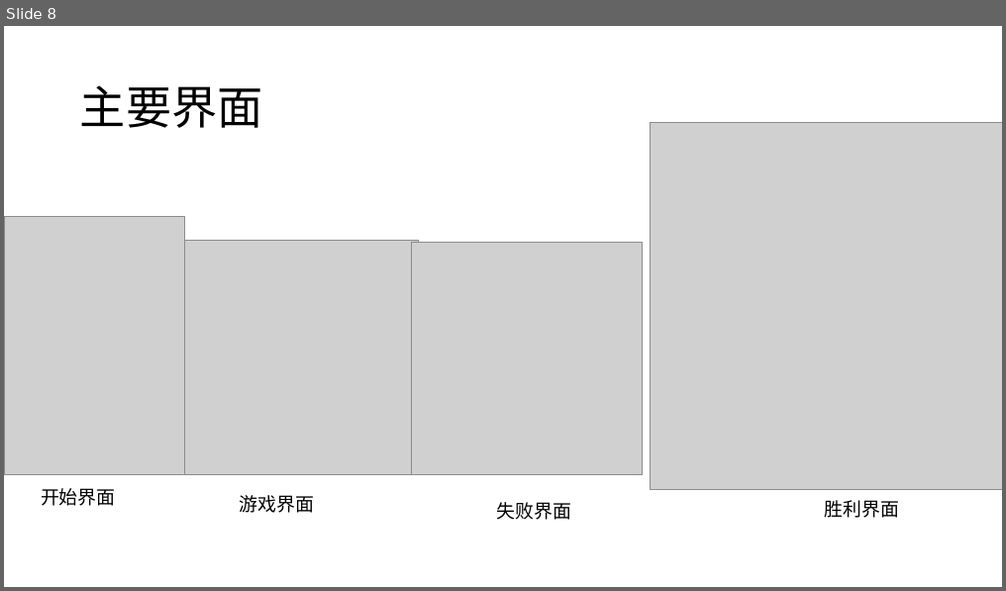
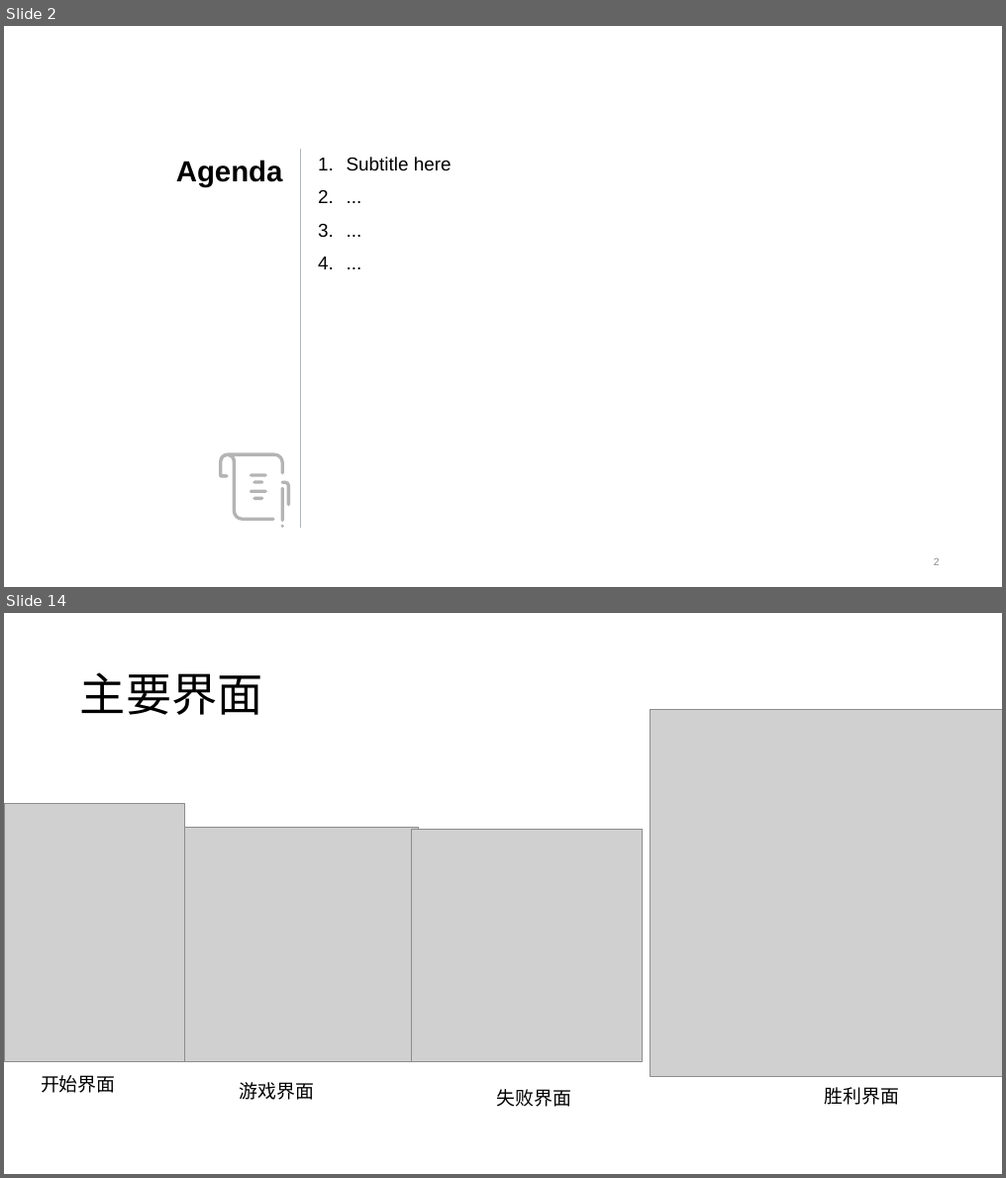
Before and after one commit to wzc506/mineswapper, a slide deck: uml.pptx. Shown one above the other, each under a label of ours: slide 8 before the commit, slides 2 and 14 after it; the slides between them are not shown. The pictures are 1006x591 and 1006x1178 pixels, drawn with LibreOffice and Linux fonts; fonts in the diff are those of the drawing; grey boxes stand for pictures. Boxes give left, top, right and bottom in pixels: in the first picture for what was removed or moved away, otherwise in the second. Text is boxed around its words. In the diff, an @@ line names an element or a change of style, - is before the commit and + after.

```diff
--- a/uml.pptx
+++ b/uml.pptx
@@ slide 2 added at box(4, 26, 1002, 587), background #FFFFFF @@
@@ title added at box(176, 160, 283, 187), 28 pt, text #000000, bold @@
+Agenda
@@ line added from (300, 149) to (300, 528), #ADB5BF 0.25 pt @@
@@ text added at box(347, 157, 451, 172), 18 pt, text #000000 @@
+1. Subtitle here
+2. ...
+3. ...
+4. ...
@@ freeform shape added at box(219, 454, 290, 528), fill #B4B4B4 @@
@@ page number added at box(934, 559, 940, 566), 10 pt, text #8C8C8C @@
+2
@@ what was slide 8 is now slide 14 @@
```
Also in this commit, not shown: 3 slides changed, 11 other slides added, 32 other files.
